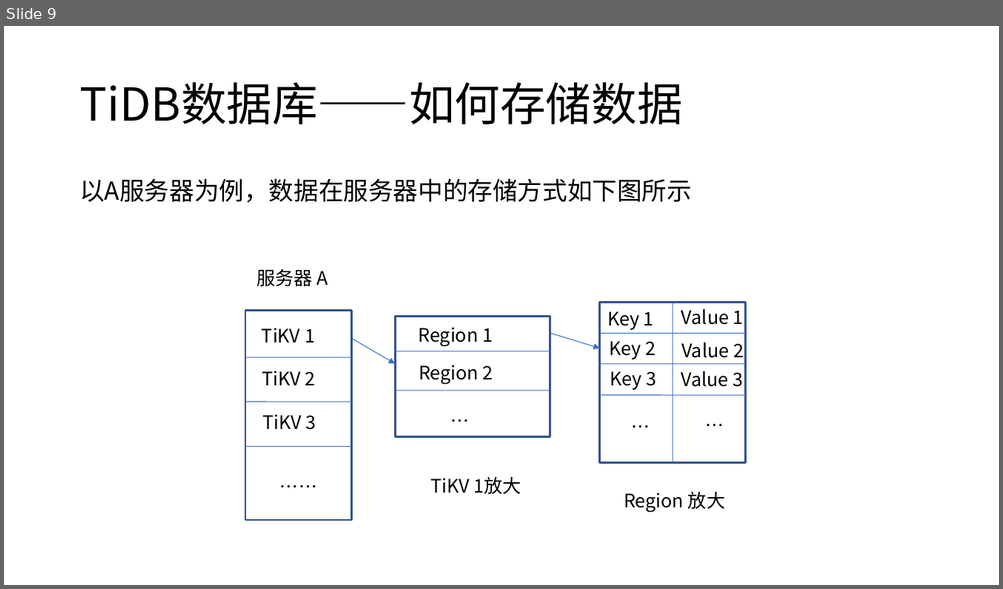
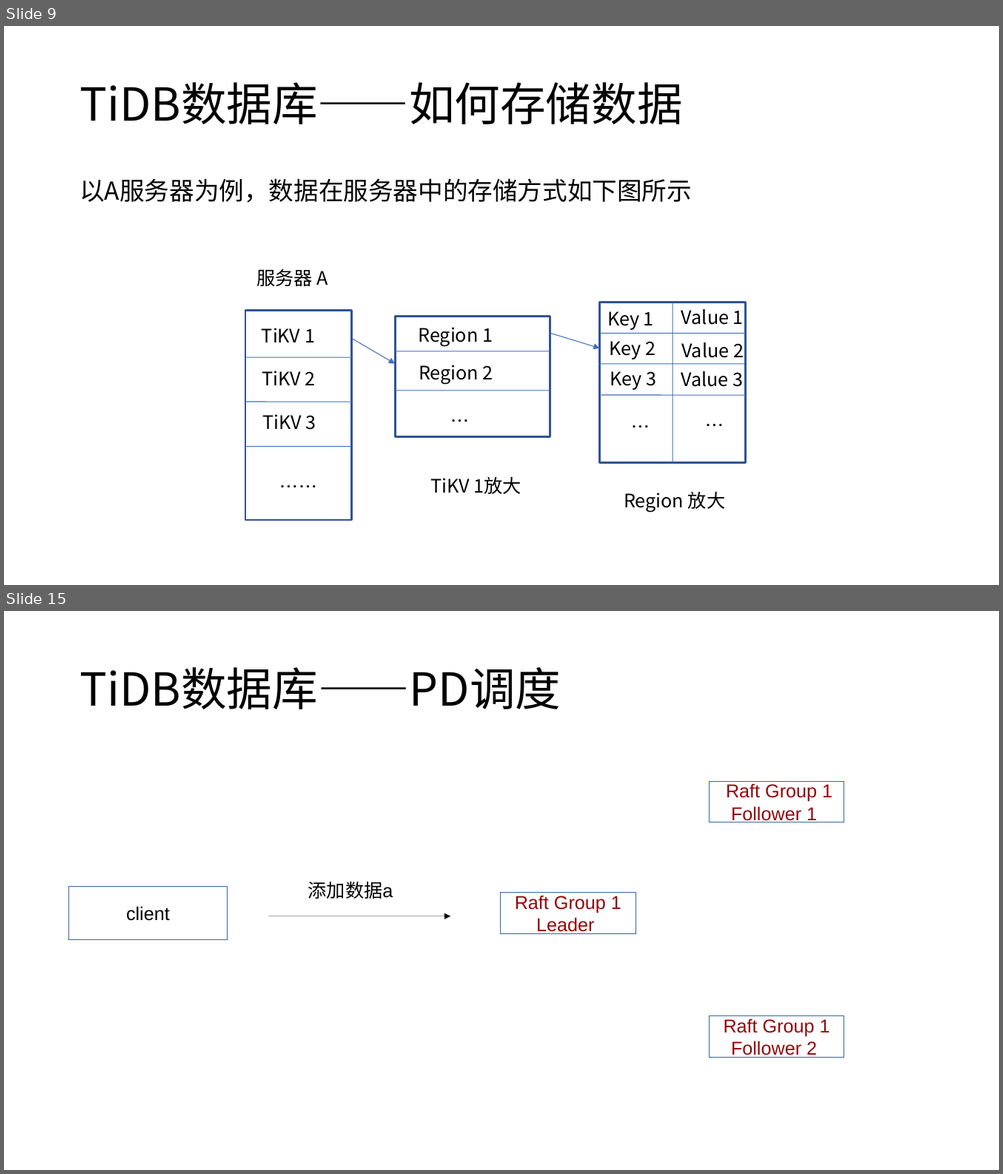
Before and after one commit to Doris404/Study-paper-channel, a slide deck: Chai' project/study material/notes/TiDB项目.pptx. Shown one above the other, each under a label of ours: slide 9 before the commit, slides 9 and 15 after it; the slides between them are not shown. The pictures are 1003x589 and 1003x1174 pixels, drawn with LibreOffice and Linux fonts; fonts in the diff are those of the drawing. Boxes give left, top, right and bottom in pixels: in the first picture for what was removed or moved away, otherwise in the second. Text is boxed around its words. In the diff, an @@ line names an element or a change of style, - is before the commit and + after.

```diff
--- a/Chai' project/study material/notes/TiDB项目.pptx
+++ b/Chai' project/study material/notes/TiDB项目.pptx
@@ slide 15 added at <box>4,611,999,1170</box>, background #FFFFFF @@
@@ text added at <box>79,667,560,709</box>, 44 pt, text #000000 @@
+TiDB数据库——PD调度
@@ rectangle added at <box>709,781,844,822</box>, fill #FFFFFF, outline #3465A4 0.75 pt, 18 pt, text #94070A @@
+Raft Group 1
+Follower 1
@@ rectangle added at <box>69,887,227,940</box>, fill #FFFFFF, outline #3465A4 0.75 pt, 18 pt, text #000000 @@
+client
@@ text added at <box>308,881,393,899</box>, 18 pt, text #000000 @@
+添加数据a
@@ rectangle added at <box>500,893,635,934</box>, fill #FFFFFF, outline #3465A4 0.75 pt, 18 pt, text #94070A @@
+Raft Group 1
+Leader
@@ arrow added from (268, 916) to (450, 916), #000000 0.75 pt @@
@@ rectangle added at <box>709,1016,844,1057</box>, fill #FFFFFF, outline #3465A4 0.75 pt, 18 pt, text #94070A @@
+Raft Group 1
+Follower 2
```
Also in this commit, not shown: 6 slides changed, 10 other slides added, 2 slides removed, 1 other file.
